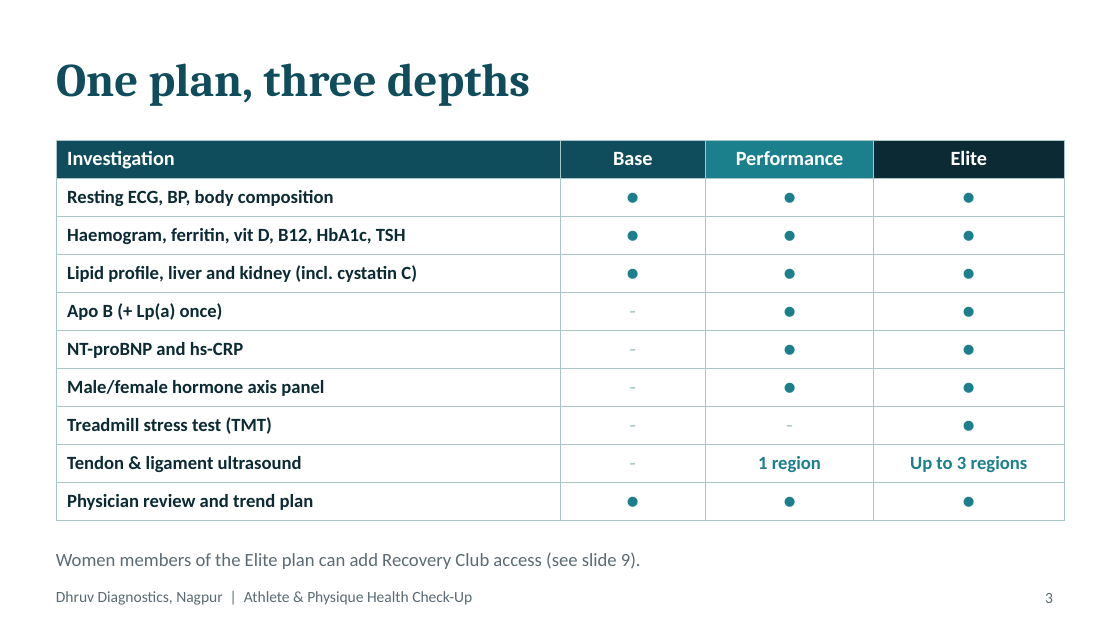
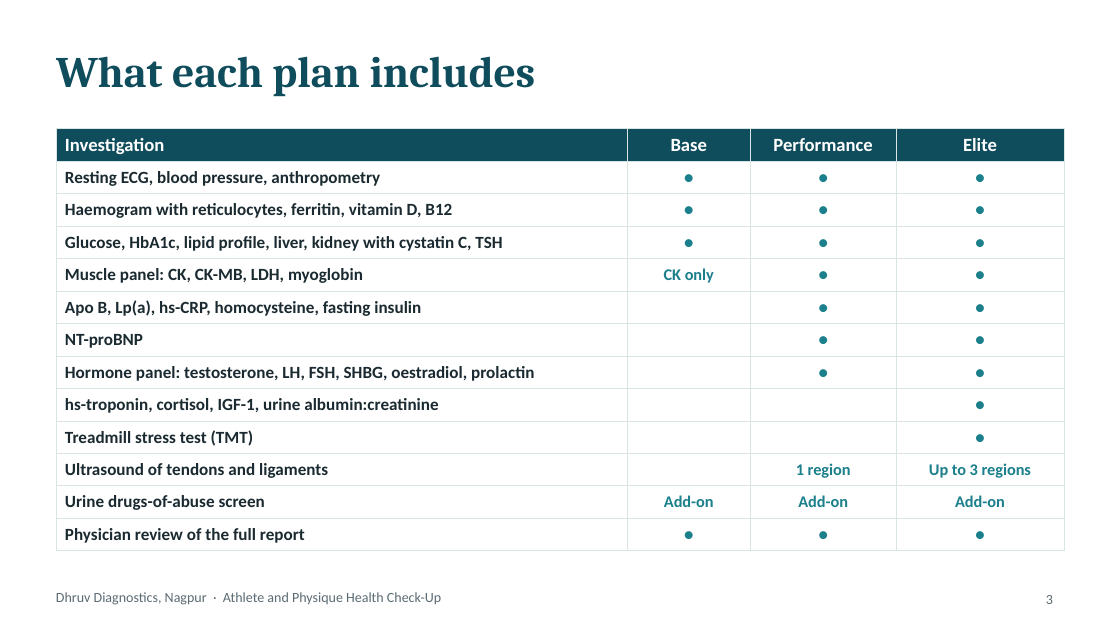
Before and after one commit to Ani6/BlisteringBlockchain, a slide deck: slide 3 of dhruv-athlete-healthcheck/Dhruv_Athlete_Physique_HealthCheck_Deck.pptx. Drawn at 1120x630 pixels with LibreOffice and Linux fonts; fonts in the diff are those of the drawing. Boxes give left, top, right and bottom in pixels: in the first picture for what was removed or moved away, otherwise in the second. Text is boxed around its words. In the diff, an @@ line names an element or a change of style, - is before the commit and + after.

```diff
--- a/dhruv-athlete-healthcheck/Dhruv_Athlete_Physique_HealthCheck_Deck.pptx
+++ b/dhruv-athlete-healthcheck/Dhruv_Athlete_Physique_HealthCheck_Deck.pptx
@@ title at [56,56,536,97]: text changed; size 30 to 28 pt @@
-One plan, three depths
+What each plan includes
@@ table at [56,129,1064,547] @@
-row 2: Resting ECG, BP, body composition | ● | ● | ●
-row 3: Haemogram, ferritin, vit D, B12, HbA1c, TSH | ● | ● | ●
-row 4: Lipid profile, liver and kidney (incl. cystatin C) | ● | ● | ●
-row 5: Apo B (+ Lp(a) once) | - | ● | ●
-row 6: NT-proBNP and hs-CRP | - | ● | ●
-row 7: Male/female hormone axis panel | - | ● | ●
-row 8: Treadmill stress test (TMT) | - | - | ●
-row 9: Tendon & ligament ultrasound | - | 1 region | Up to 3 regions
-row 10: Physician review and trend plan | ● | ● | ●
+row 2: Resting ECG, blood pressure, anthropometry | ● | ● | ●
+row 3: Haemogram with reticulocytes, ferritin, vitamin D, B12 | ● | ● | ●
+row 4: Glucose, HbA1c, lipid profile, liver, kidney with cystatin C, TSH | ● | ● | ●
+row 5: Muscle panel: CK, CK-MB, LDH, myoglobin | CK only | ● | ●
+row 6: Apo B, Lp(a), hs-CRP, homocysteine, fasting insulin |  | ● | ●
+row 7: NT-proBNP |  | ● | ●
+row 8: Hormone panel: testosterone, LH, FSH, SHBG, oestradiol, prolactin |  | ● | ●
+row 9: hs-troponin, cortisol, IGF-1, urine albumin:creatinine |  |  | ●
+row 10: Treadmill stress test (TMT) |  |  | ●
+row 11: Ultrasound of tendons and ligaments |  | 1 region | Up to 3 regions
+row 12: Urine drugs-of-abuse screen | Add-on | Add-on | Add-on
+row 13: Physician review of the full report | ● | ● | ●
@@ table: place and size @@
-table at [56,140,1064,514]
+table at [56,129,1064,547]
@@ text removed at [56,552,641,569] @@
-Women members of the Elite plan can add Recovery Club access (see slide 9).
@@ text at [56,592,441,605]: text changed; size 10 to 9 pt @@
-Dhruv Diagnostics, Nagpur | Athlete & Physique Health Check-Up
+Dhruv Diagnostics, Nagpur · Athlete and Physique Health Check-Up
@@ page number at [1046,595,1053,604]: size 10 to 9 pt @@
```
Also in this commit, not shown: 5 other slides changed, 10 slides added, 5 slides removed, 2 other files.
